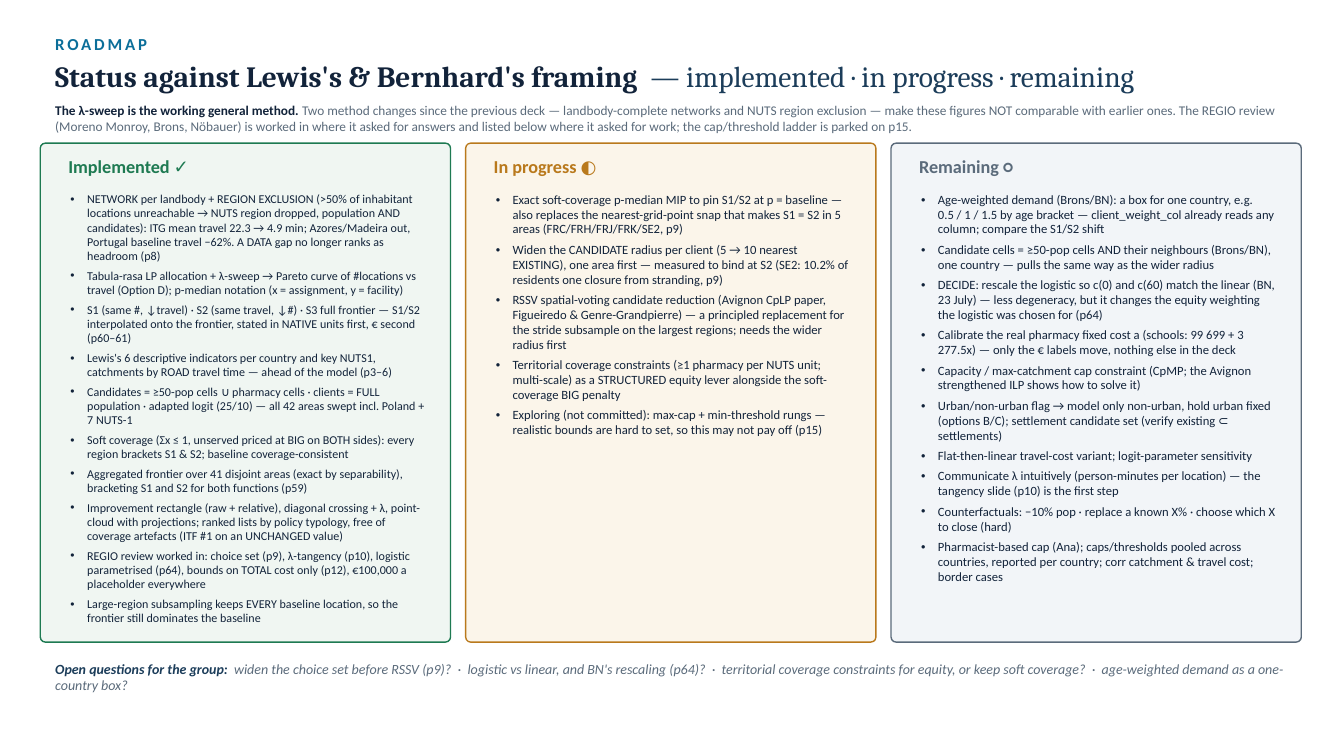
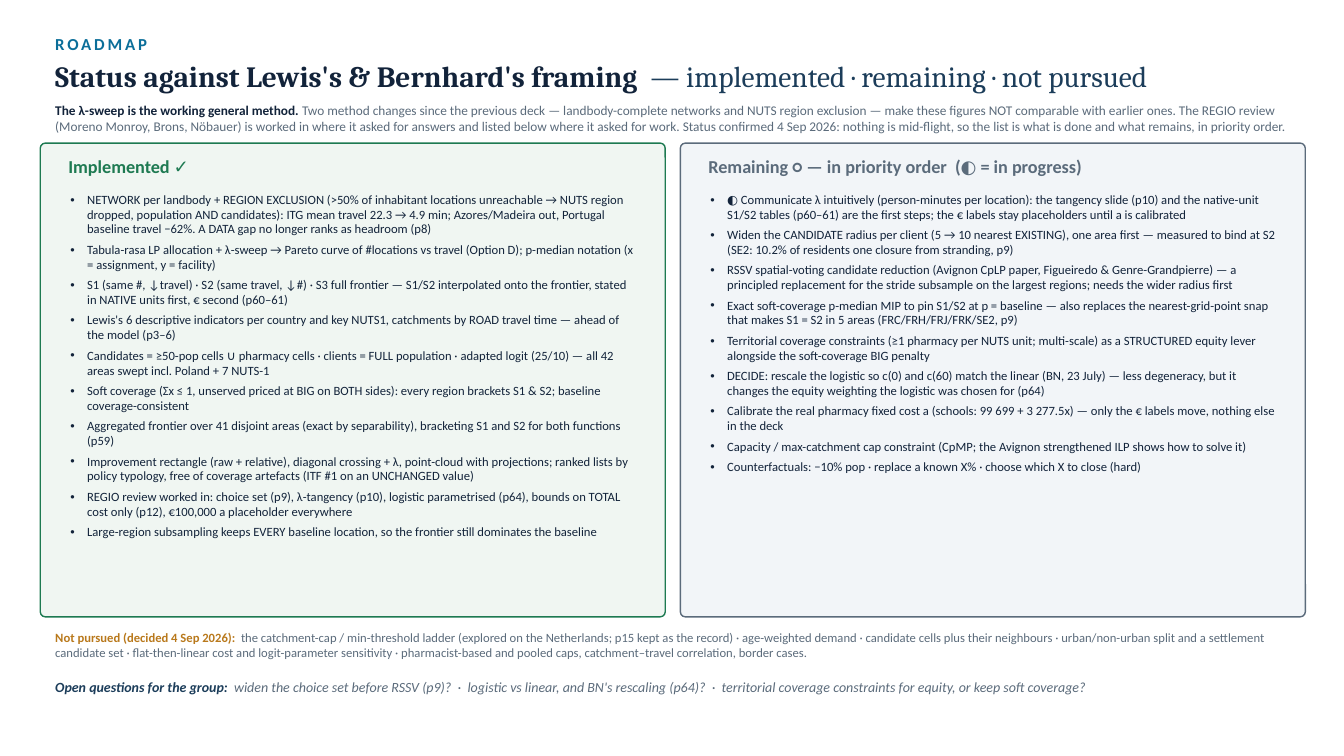
Before and after one commit to ObjectVision/NetworkModel_EU, a slide deck: slide 63 of doc/lambda_sweep5.pptx. Drawn at 1344x756 pixels with LibreOffice and Linux fonts; fonts in the diff are those of the drawing. Boxes give left, top, right and bottom in pixels: in the first picture for what was removed or moved away, otherwise in the second. Text is boxed around its words. In the diff, an @@ line names an element or a change of style, - is before the commit and + after.

```diff
--- a/doc/lambda_sweep5.pptx
+++ b/doc/lambda_sweep5.pptx
@@ text at [55, 66, 1147, 94]: text changed @@
-Status against Lewis's & Bernhard's framing — implemented · in progress · remaining
+Status against Lewis's & Bernhard's framing — implemented · remaining · not pursued
@@ text at [55, 105, 1285, 133]: text changed @@
-The λ-sweep is the working general method. Two method changes since the previous deck — landbody-complete networks and NUTS region exclusion — make these figures NOT comparable with earlier ones. The REGIO review (Moreno Monroy, Brons, Nöbauer) is worked in where it asked for answers and listed below where it asked for work; the cap/threshold ladder is parked on p15.
+The λ-sweep is the working general method. Two method changes since the previous deck — landbody-complete networks and NUTS region exclusion — make these figures NOT comparable with earlier ones. The REGIO review (Moreno Monroy, Brons, Nöbauer) is worked in where it asked for answers and listed below where it asked for work. Status confirmed 4 Sep 2026: nothing is mid-flight, so the list is what is done and what remains, in priority order.
@@ rounded rectangle: place and size @@
-rounded rectangle at [40, 143, 451, 642]
+rounded rectangle at [40, 143, 665, 617]
@@ rounded rectangle at [40, 143, 665, 617]: proportions changed @@
@@ rounded rectangle: place and size @@
-rounded rectangle at [466, 143, 876, 642]
+rounded rectangle at [681, 143, 1306, 617]
@@ rounded rectangle at [681, 143, 1306, 617]: fill #FBF5EA to #F2F5F8; outline #B9791C 1 pt to #5B6B7B 1 pt; proportions changed @@
@@ rounded rectangle removed at [891, 143, 1302, 642] @@
@@ text at [708, 160, 1082, 176]: text changed; text colour #B9791C to #5B6B7B @@
-In progress ◐
+Remaining ○ — in priority order (◐ = in progress)
@@ text removed at [919, 160, 999, 176] @@
-Remaining ○
@@ text "NETWORK per landbody + REGION ..." at [87, 195, 633, 538]: size 8.6 to 9 pt @@
@@ text "◐ Communicate λ intuitively (person-minutes ...": place and size @@
-text "◐ Communicate λ intuitively (person-minutes ..." at [513, 195, 848, 436]
+text "◐ Communicate λ intuitively (person-minutes ..." at [727, 195, 1275, 473]
@@ text at [727, 195, 1259, 221]: text changed @@
-• Exact soft-coverage p-median MIP to pin S1/S2 at p = baseline — also replaces the nearest-grid-point snap that makes S1 = S2 in 5 areas (FRC/FRH/FRJ/FRK/SE2, p9)
+• ◐ Communicate λ intuitively (person-minutes per location): the tangency slide (p10) and the native-unit S1/S2 tables (p60–61) are the first steps; the € labels stay placeholders until a is calibrated
@@ text removed at [938, 195, 1276, 581] @@
-• Age-weighted demand (Brons/BN): a box for one country, e.g. 0.5 / 1 / 1.5 by age bracket — client_weight_col already reads any column; compare the S1/S2 shift
-• Candidate cells = ≥50-pop cells AND their neighbours (Brons/BN), one country — pulls the same way as the wider radius
-• DECIDE: rescale the logistic so c(0) and c(60) match the linear (BN, 23 July) — less degeneracy, but it changes the equity weighting the logistic was chosen for (p64)
-• Calibrate the real pharmacy fixed cost a (schools: 99 699 + 3 277.5x) — only the € labels move, nothing else in the deck
-• Capacity / max-catchment cap constraint (CpMP; the Avignon strengthened ILP shows how to solve it)
-• Urban/non-urban flag → model only non-urban, hold urban fixed (options B/C); settlement candidate set (verify existing ⊂ settlements)
-• Flat-then-linear travel-cost variant; logit-parameter sensitivity
-• Communicate λ intuitively (person-minutes per location) — the tangency slide (p10) is the first step
-• Counterfactuals: −10% pop · replace a known X% · choose which X to close (hard)
-• Pharmacist-based cap (Ana); caps/thresholds pooled across countries, reported per country; corr catchment & travel cost; border cases
@@ text at [727, 301, 1268, 326]: paragraph added @@
+• Exact soft-coverage p-median MIP to pin S1/S2 at p = baseline — also replaces the nearest-grid-point snap that makes S1 = S2 in 5 areas (FRC/FRH/FRJ/FRK/SE2, p9)
@@ text at [727, 371, 1274, 473]: text changed @@
-• Exploring (not committed): max-cap + min-threshold rungs — realistic bounds are hard to set, so this may not pay off (p15)
+• DECIDE: rescale the logistic so c(0) and c(60) match the linear (BN, 23 July) — less degeneracy, but it changes the equity weighting the logistic was chosen for (p64)
+• Calibrate the real pharmacy fixed cost a (schools: 99 699 + 3 277.5x) — only the € labels move, nothing else in the deck
+• Capacity / max-catchment cap constraint (CpMP; the Avignon strengthened ILP shows how to solve it)
+• Counterfactuals: −10% pop · replace a known X% · choose which X to close (hard)
@@ text added at [55, 633, 1264, 659], 9 pt, text #5B6B7B @@
+Not pursued (decided 4 Sep 2026): the catchment-cap / min-threshold ladder (explored on the Netherlands; p15 kept as the record) · age-weighted demand · candidate cells plus their neighbours · urban/non-urban split and a settlement candidate set · flat-then-linear cost and logit-parameter sensitivity · pharmacist-based and pooled caps, catchment–travel correlation, border cases.
@@ text at [55, 682, 1086, 695]: text changed @@
-Open questions for the group: widen the choice set before RSSV (p9)? · logistic vs linear, and BN's rescaling (p64)? · territorial coverage constraints for equity, or keep soft coverage? · age-weighted demand as a one-country box?
+Open questions for the group: widen the choice set before RSSV (p9)? · logistic vs linear, and BN's rescaling (p64)? · territorial coverage constraints for equity, or keep soft coverage?
```
Also in this commit, not shown: 1 other slide changed, 2 other files.
